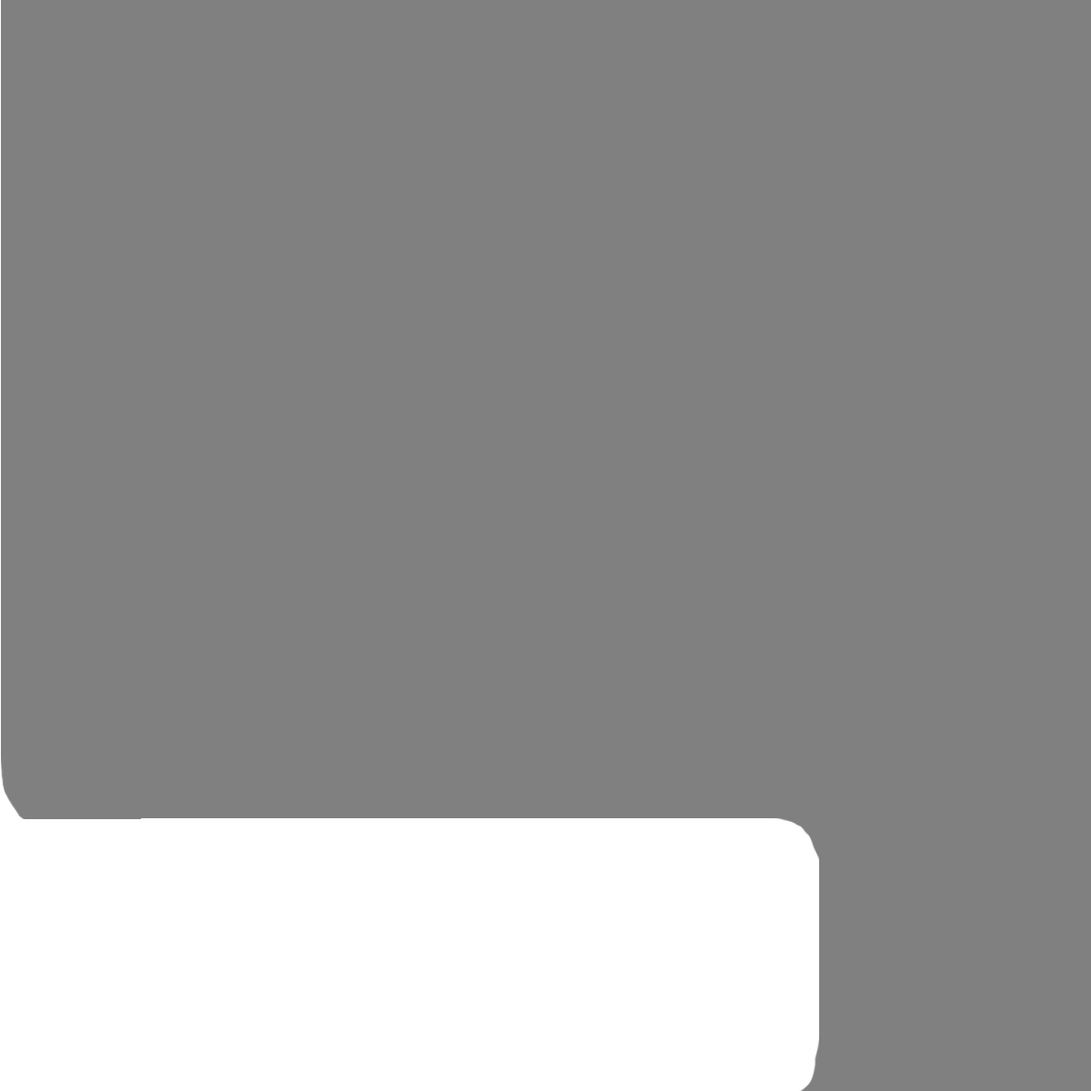
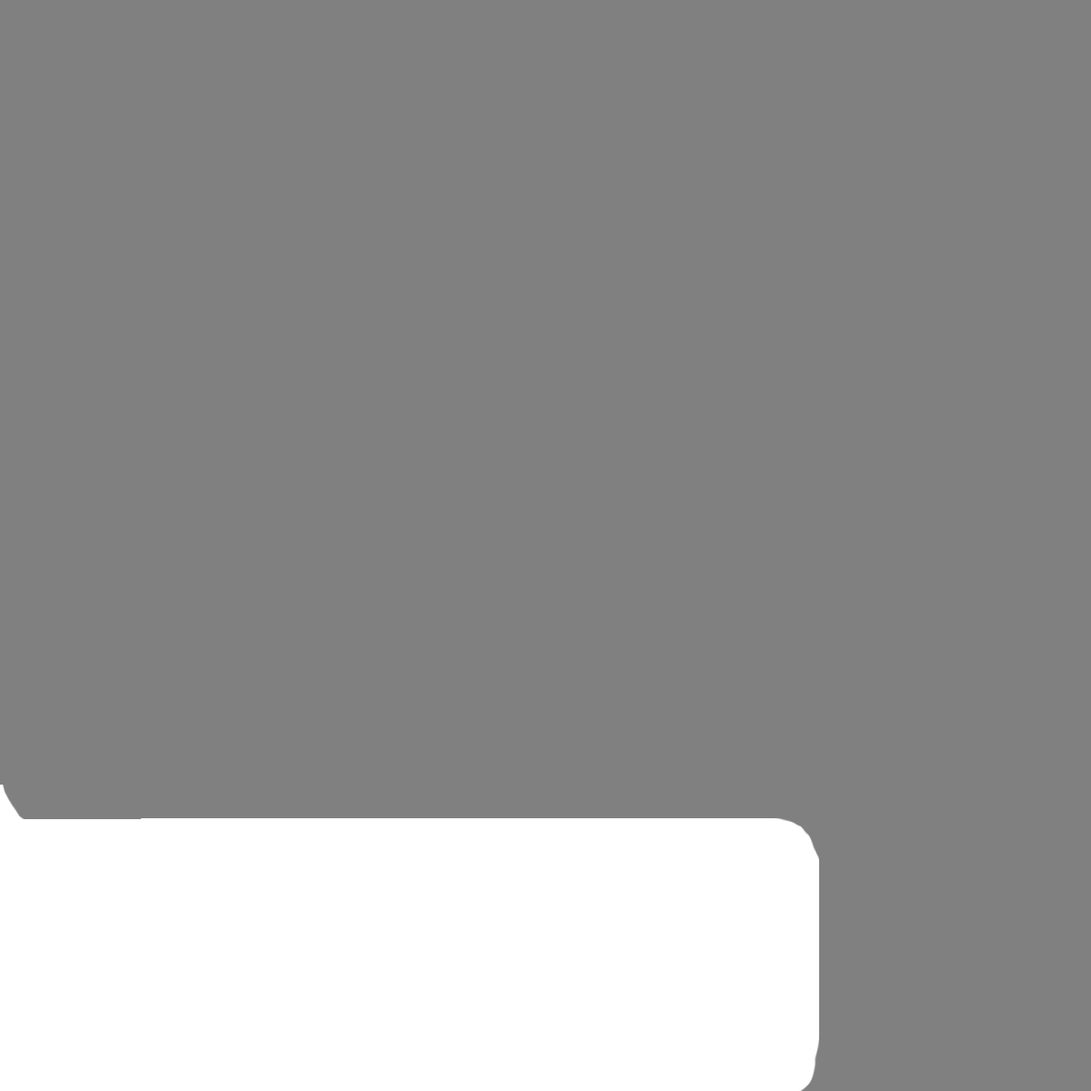
Layer changes from the first 1091px x 1091px image to the second:
painted on "Layer 4" over [0, 0, 4, 785]
